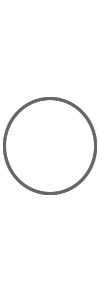
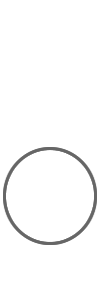
Comparing the layer stacks of the two (100, 284) images. Changes:
painted on "Layer 1" over left=3, top=97, right=97, bottom=245
